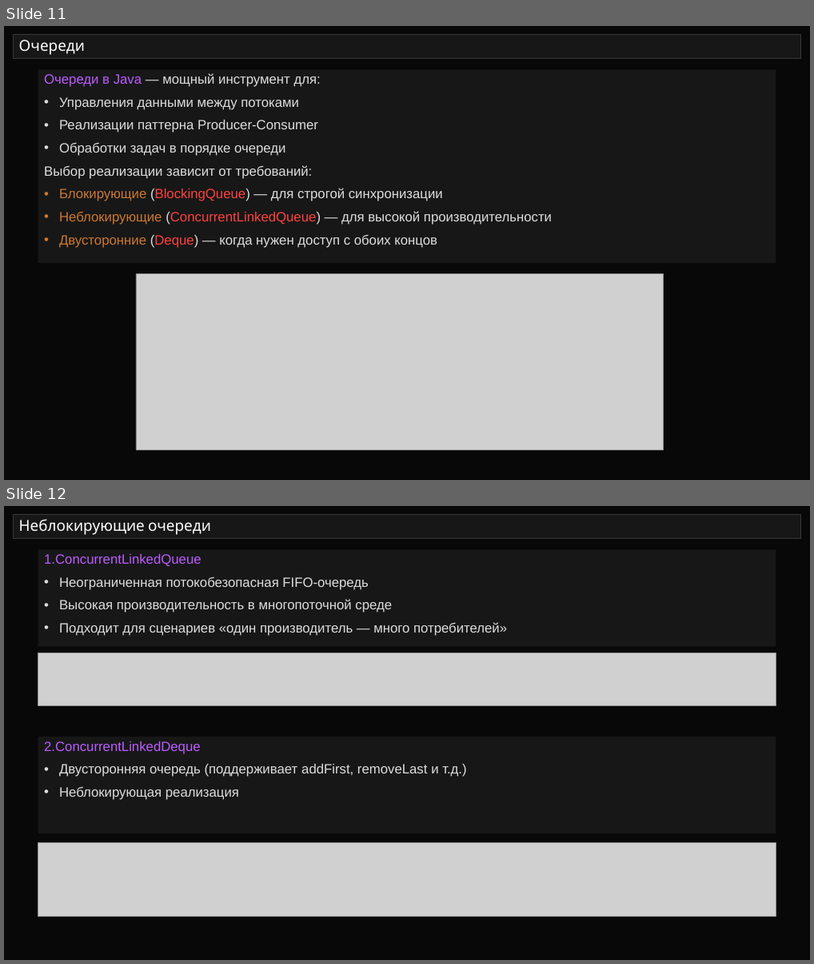
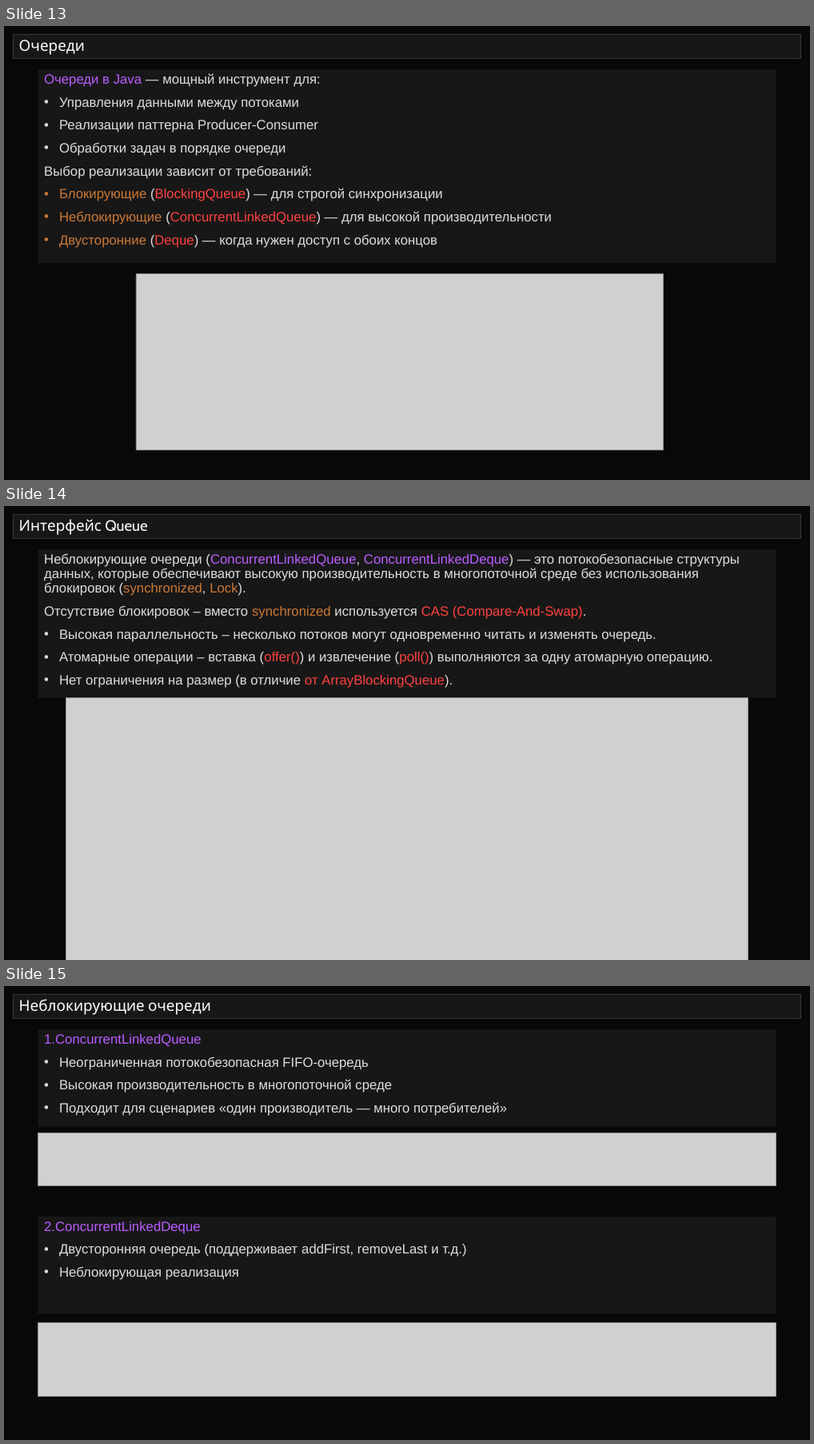
Before and after one commit to semusv/SIB_Concurrent, a slide deck: Concurrent_v1.pptx. Shown one above the other, each under a label of ours: slides 11 and 12 before the commit, slides 13, 14 and 15 after it. The pictures are 814x964 and 814x1444 pixels, drawn with LibreOffice and Linux fonts; fonts in the diff are those of the drawing; grey boxes stand for pictures. Boxes give left, top, right and bottom in pixels: in the first picture for what was removed or moved away, otherwise in the second. Text is boxed around its words. In the diff, an @@ line names an element or a change of style, - is before the commit and + after.

Commit message:
очереди

```diff
--- a/Concurrent_v1.pptx
+++ b/Concurrent_v1.pptx
@@ slide 14 added at [4,506,810,960], background #080808 @@
@@ title added at [13,515,802,539], fill #171717, outline #373737 0.75 pt, 18 pt, text #FFFFFF @@
+Интерфейс Queue
@@ rectangle added at [38,549,776,698], fill #171717, 16 pt, text #DDDDDD @@
+Неблокирующие очереди (ConcurrentLinkedQueue, ConcurrentLinkedDeque) — это потокобезопасные структуры данных, которые обеспечивают высокую производительность в многопоточной среде без использования блокировок (synchronized, Lock).
+Отсутствие блокировок – вместо synchronized используется CAS (Compare-And-Swap).
+• Высокая параллельность – несколько потоков могут одновременно читать и изменять очередь.
+• Атомарные операции – вставка (offer()) и извлечение (poll()) выполняются за одну атомарную операцию.
+• Нет ограничения на размер (в отличие от ArrayBlockingQueue).
@@ picture added at [66,698,749,960] @@
@@ what was slide 11 is now slide 13 @@
@@ what was slide 12 is now slide 15 @@
```
Also in this commit, not shown: 1 slide changed, 5 other slides added, 8 other files.
